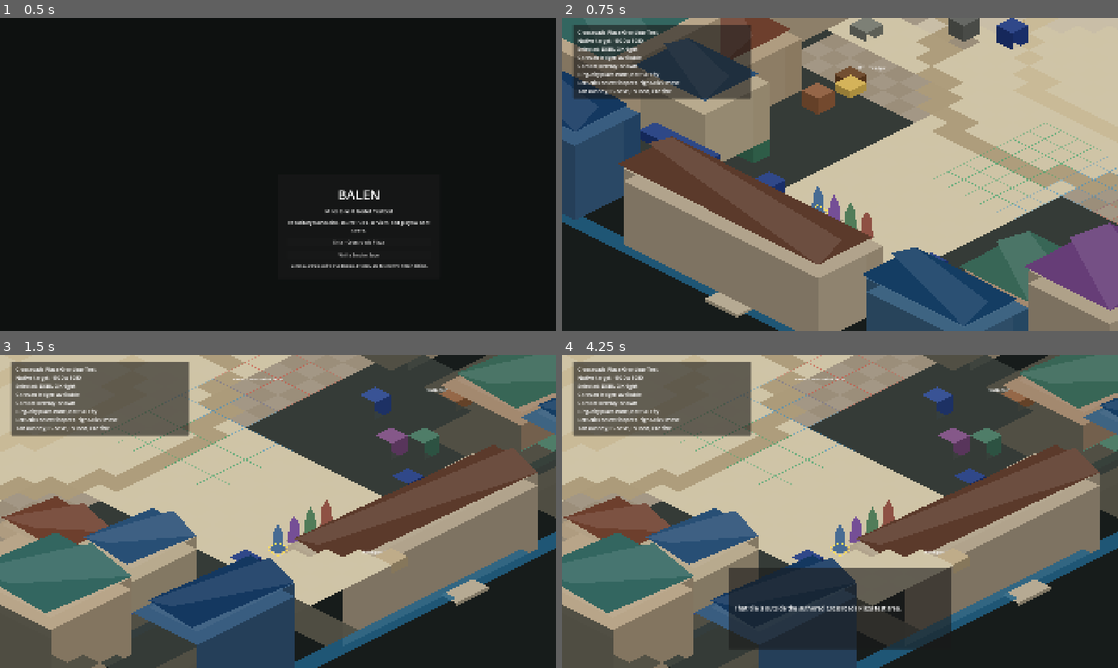
Above: before the commit, frames 1-4 (two rows, left to right).
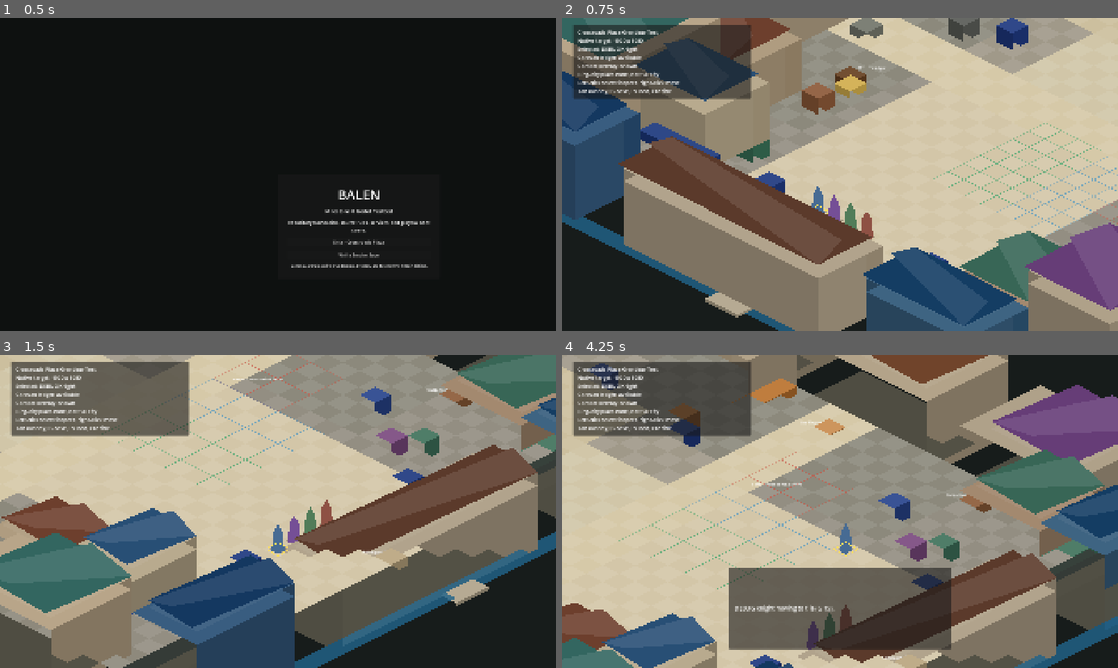
Above: after the commit, the same moments.

Repository: NovakNaumann/balen
Game: Godot game, scene res://scenes/ui/title_screen.tscn
The game is run twice, just before and just after one commit, with the same random seed, the same clock (stepped at 60 frames per second) and the same inputs.
Inputs (mouse positions are in pixels of both pictures, inside the frame that each line leads up to):
- Up to frame 1 (0.5 s): no input
- Up to frame 2 (0.75 s): click "Enter Crossroads Plaza" at 0.5 s
- Up to frame 3 (1.5 s): tap Enter at 1.25 s; move the mouse to (400, 495) at 1.27 s; tap Q (camera_rotate_left) at 1.35 s; click (400, 495) at 1.42 s
- Up to frame 4 (4.25 s): tap Space at 2 s; drag from (728, 527) to (812, 574) at 2.02 s; tap Enter at 2.75 s; move the mouse to (895, 442) at 2.77 s; right-click (895, 442) at 2.85 s; click (895, 442) at 2.92 s; drag from (812, 574) to (673, 464) at 3.52 s

Frame 1 is identical in both runs. In frame 2, 14% of the frame differs, in the area x 14-100%, y 0-81%; in frame 3, 21%; in frame 4, 82%, in the area x 0-100%, y 0-100%.

Commit message:
Add editable Crossroads ground layers

Diff:
--- a/balen/scenes/testbeds/bootstrap_graybox.tscn
+++ b/balen/scenes/testbeds/bootstrap_graybox.tscn
@@ -7,6 +7,102 @@
 script = ExtResource("1_graybox")
 
 [node name="MapAuthoring" type="Node2D" parent="."]
+
+[node name="Ground" type="Node2D" parent="MapAuthoring"]
+
+[node name="Sidewalks" type="Node2D" parent="MapAuthoring/Ground"]
+
+[node name="Outer Civic Sidewalk Field" type="Node2D" parent="MapAuthoring/Ground/Sidewalks"]
+z_index = -220
+script = ExtResource("2_authoring")
+kind = 1
+grid_position = Vector2i(-14, -20)
+footprint = Vector2i(29, 43)
+display_name = "Outer Civic Sidewalk Field"
+color = Color(0.56, 0.54, 0.49, 1)
+
+[node name="Fountain Pedestrian Apron" type="Node2D" parent="MapAuthoring/Ground/Sidewalks"]
+z_index = -215
+script = ExtResource("2_authoring")
+kind = 1
+grid_position = Vector2i(-11, -16)
+footprint = Vector2i(23, 24)
+display_name = "Fountain Pedestrian Apron"
+color = Color(0.63, 0.60, 0.54, 1)
+
+[node name="South Market Sidewalk" type="Node2D" parent="MapAuthoring/Ground/Sidewalks"]
+z_index = -214
+script = ExtResource("2_authoring")
+kind = 1
+grid_position = Vector2i(-12, 9)
+footprint = Vector2i(25, 14)
+display_name = "South Market Sidewalk"
+color = Color(0.58, 0.56, 0.51, 1)
+
+[node name="West Guild Sidewalk" type="Node2D" parent="MapAuthoring/Ground/Sidewalks"]
+z_index = -213
+script = ExtResource("2_authoring")
+kind = 1
+grid_position = Vector2i(-14, -2)
+footprint = Vector2i(7, 18)
+display_name = "West Guild Sidewalk"
+color = Color(0.55, 0.54, 0.49, 1)
+
+[node name="East Ringmarket Sidewalk" type="Node2D" parent="MapAuthoring/Ground/Sidewalks"]
+z_index = -213
+script = ExtResource("2_authoring")
+kind = 1
+grid_position = Vector2i(8, -2)
+footprint = Vector2i(7, 18)
+display_name = "East Ringmarket Sidewalk"
+color = Color(0.55, 0.54, 0.49, 1)
+
+[node name="Roads" type="Node2D" parent="MapAuthoring/Ground"]
+
+[node name="North South Fountain Boulevard" type="Node2D" parent="MapAuthoring/Ground/Roads"]
+z_index = -190
+script = ExtResource("2_authoring")
+kind = 0
+grid_position = Vector2i(-4, -24)
+footprint = Vector2i(9, 49)
+display_name = "North South Fountain Boulevard"
+color = Color(0.82, 0.78, 0.66, 1)
+
+[node name="East West Ring Road" type="Node2D" parent="MapAuthoring/Ground/Roads"]
+z_index = -188
+script = ExtResource("2_authoring")
+kind = 0
+grid_position = Vector2i(-14, 6)
+footprint = Vector2i(29, 3)
+display_name = "East West Ring Road"
+color = Color(0.84, 0.79, 0.66, 1)
+
+[node name="Citadel Gate Approach Road" type="Node2D" parent="MapAuthoring/Ground/Roads"]
+z_index = -187
+script = ExtResource("2_authoring")
+kind = 0
+grid_position = Vector2i(-6, -24)
+footprint = Vector2i(13, 19)
+display_name = "Citadel Gate Approach Road"
+color = Color(0.83, 0.78, 0.65, 1)
+
+[node name="Fountain Traffic Ring Road" type="Node2D" parent="MapAuthoring/Ground/Roads"]
+z_index = -186
+script = ExtResource("2_authoring")
+kind = 0
+grid_position = Vector2i(-8, -12)
+footprint = Vector2i(17, 13)
+display_name = "Fountain Traffic Ring Road"
+color = Color(0.80, 0.75, 0.62, 1)
+
+[node name="South Market Road Mouth" type="Node2D" parent="MapAuthoring/Ground/Roads"]
+z_index = -185
+script = ExtResource("2_authoring")
+kind = 0
+grid_position = Vector2i(-6, 9)
+footprint = Vector2i(13, 16)
+display_name = "South Market Road Mouth"
+color = Color(0.83, 0.78, 0.66, 1)
 
 [node name="Spawns" type="Node2D" parent="MapAuthoring"]
 
--- a/balen/scripts/testbeds/bootstrap_graybox.gd
+++ b/balen/scripts/testbeds/bootstrap_graybox.gd
@@ -9,6 +9,9 @@
 const EAST_WEST_ROAD_Y := 7
 const EVIDENCE_GRID := Vector2i(-9, 11)
 const AUTHORING_ROOT_PATH := NodePath("MapAuthoring")
+const AUTHORING_KIND_ROAD := 0
+const AUTHORING_KIND_SIDEWALK := 1
+const AUTHORING_KIND_FOUNDATION := 2
 const AUTHORING_KIND_BUILDING := 3
 const AUTHORING_KIND_TENT := 4
 const AUTHORING_KIND_ROUTE := 5
@@ -182,9 +185,12 @@
 	_actor_nodes.clear()
 	_add_architecture_foundation_fill()
 	_add_nonwalkable_boundary_fill()
-	_add_diamond_floor(Vector2i.ZERO, FLOOR_HALF_EXTENTS, Color(0.61, 0.56, 0.48), "Crossroads Plaza Stone")
-	_add_ring_city_plaza_bands()
-	_add_radial_roads()
+	if _has_authored_ground():
+		_add_authored_ground_tiles()
+	else:
+		_add_diamond_floor(Vector2i.ZERO, FLOOR_HALF_EXTENTS, Color(0.61, 0.56, 0.48), "Crossroads Plaza Stone")
+		_add_ring_city_plaza_bands()
+		_add_radial_roads()
 	_add_outer_canals_and_bridges()
 	_add_citadel_axis()
 	_add_central_fountain()
@@ -503,6 +509,25 @@
 			"awning": node.get("awning_color")
 		})
 	return result
+
+
+func _has_authored_ground() -> bool:
+	return not _authoring_nodes(AUTHORING_KIND_ROAD).is_empty() or not _authoring_nodes(AUTHORING_KIND_SIDEWALK).is_empty() or not _authoring_nodes(AUTHORING_KIND_FOUNDATION).is_empty()
+
+
+func _grid_in_placement(grid_position: Vector2i, placement: Dictionary) -> bool:
+	var origin: Vector2i = placement.get("grid", placement.get("origin", Vector2i.ZERO))
+	var footprint: Vector2i = placement.get("footprint", Vector2i.ONE)
+	var within_x := grid_position.x >= origin.x and grid_position.x < origin.x + footprint.x
+	var within_y := grid_position.y >= origin.y and grid_position.y < origin.y + footprint.y
+	return within_x and within_y
+
+
+func _is_authored_ground_cell(grid_position: Vector2i, kind: int) -> bool:
+	for placement in _authored_placement_definitions(kind):
+		if _grid_in_placement(grid_position, placement):
+			return true
+	return false
 
 
 func _add_architecture_foundation_fill() -> void:
@@ -552,6 +577,35 @@
 			tile.polygon = _diamond(tile_position)
 			tile.color = color.lightened(0.08 if (x + y) % 2 == 0 else 0.0)
 			tile.z_index = int(tile_position.y)
+			_world_root.add_child(tile)
+
+
+func _add_authored_ground_tiles() -> void:
+	for foundation in _authored_placement_definitions(AUTHORING_KIND_FOUNDATION):
+		_add_authored_ground_placement(foundation, "Foundation", 0)
+	for sidewalk in _authored_placement_definitions(AUTHORING_KIND_SIDEWALK):
+		_add_authored_ground_placement(sidewalk, "Sidewalk", 1)
+	for road in _authored_placement_definitions(AUTHORING_KIND_ROAD):
+		_add_authored_ground_placement(road, "Road", 2)
+
+
+func _add_authored_ground_placement(placement: Dictionary, suffix: String, z_offset: int) -> void:
+	var origin: Vector2i = placement.get("grid", Vector2i.ZERO)
+	var footprint: Vector2i = placement.get("footprint", Vector2i.ONE)
+	var base_color: Color = placement.get("color", Color(0.61, 0.56, 0.48))
+	var placement_name := str(placement.get("name", "Authored Ground"))
+	for x in range(origin.x, origin.x + footprint.x):
+		for y in range(origin.y, origin.y + footprint.y):
+			var grid_position := Vector2i(x, y)
+			if abs(grid_position.x) > FLOOR_HALF_EXTENTS.x or abs(grid_position.y) > FLOOR_HALF_EXTENTS.y:
+				continue
+
+			var center := _iso(grid_position)
+			var tile := Polygon2D.new()
+			tile.name = "%s %s %d,%d" % [placement_name, suffix, x, y]
+			tile.polygon = _diamond(center)
+			tile.color = base_color.lightened(0.08 if (x + y) % 2 == 0 else 0.0)
+			tile.z_index = int(center.y) + z_offset
 			_world_root.add_child(tile)
 
 
@@ -1052,6 +1106,9 @@
 
 
 func _is_plaza_road_cell(grid_position: Vector2i) -> bool:
+	if not _authoring_nodes(AUTHORING_KIND_ROAD).is_empty():
+		return _is_authored_ground_cell(grid_position, AUTHORING_KIND_ROAD)
+
 	var on_main_boulevard: bool = abs(grid_position.x) <= 4
 	var on_fountain_apron: bool = _ring_radius(grid_position) <= 10.8
 	var on_east_west_exit: bool = abs(grid_position.y - EAST_WEST_ROAD_Y) <= 1 and abs(grid_position.x) <= FLOOR_HALF_EXTENTS.x
--- a/balen/scripts/tests/test_runner.gd
+++ b/balen/scripts/tests/test_runner.gd
@@ -75,6 +75,10 @@
 		failures.append("Bootstrap graybox scene failed to load.")
 	else:
 		var graybox_instance: Node = graybox_scene.instantiate()
+		if graybox_instance.get_node_or_null("MapAuthoring/Ground/Roads/North South Fountain Boulevard") == null:
+			failures.append("Bootstrap graybox scene is missing editable road ground authoring nodes.")
+		if graybox_instance.get_node_or_null("MapAuthoring/Ground/Sidewalks/Fountain Pedestrian Apron") == null:
+			failures.append("Bootstrap graybox scene is missing editable sidewalk ground authoring nodes.")
 		if graybox_instance.get_node_or_null("MapAuthoring/Buildings") == null:
 			failures.append("Bootstrap graybox scene is missing editable building authoring nodes.")
 		if graybox_instance.get_node_or_null("MapAuthoring/Routes/The Ringmarket") == null:
--- a/balen/scripts/world/plaza_authoring_node.gd
+++ b/balen/scripts/world/plaza_authoring_node.gd
@@ -84,12 +84,36 @@
 		return
 
 	var preview_color := color
-	preview_color.a = 0.45
+	preview_color.a = _preview_alpha()
 	draw_colored_polygon(_footprint_polygon(), preview_color)
 	if blocks_movement:
 		draw_polyline(_footprint_polygon(), Color(1.0, 0.25, 0.18, 0.85), 3.0, true)
 	else:
-		draw_polyline(_footprint_polygon(), Color(0.2, 0.8, 1.0, 0.7), 2.0, true)
+		draw_polyline(_footprint_polygon(), _preview_outline_color(), _preview_outline_width(), true)
+
+
+func _preview_alpha() -> float:
+	if kind == AuthoringKind.ROAD or kind == AuthoringKind.SIDEWALK or kind == AuthoringKind.FOUNDATION:
+		return 0.78
+	return 0.45
+
+
+func _preview_outline_color() -> Color:
+	match kind:
+		AuthoringKind.ROAD:
+			return Color(1.0, 0.86, 0.42, 0.96)
+		AuthoringKind.SIDEWALK:
+			return Color(0.66, 0.72, 0.76, 0.92)
+		AuthoringKind.FOUNDATION:
+			return Color(0.42, 0.42, 0.36, 0.88)
+		_:
+			return Color(0.2, 0.8, 1.0, 0.7)
+
+
+func _preview_outline_width() -> float:
+	if kind == AuthoringKind.ROAD or kind == AuthoringKind.SIDEWALK or kind == AuthoringKind.FOUNDATION:
+		return 3.0
+	return 2.0
 
 
 func _footprint_polygon() -> PackedVector2Array:
Not shown, added: balen/scripts/world/plaza_authoring_node.gd.uid
Not shown, changed: README.md
Not shown, changed: docs/2_5d_style_reference.md
Not shown, changed: docs/known_issues.md
Not shown, changed: docs/testbed_change_log.md
